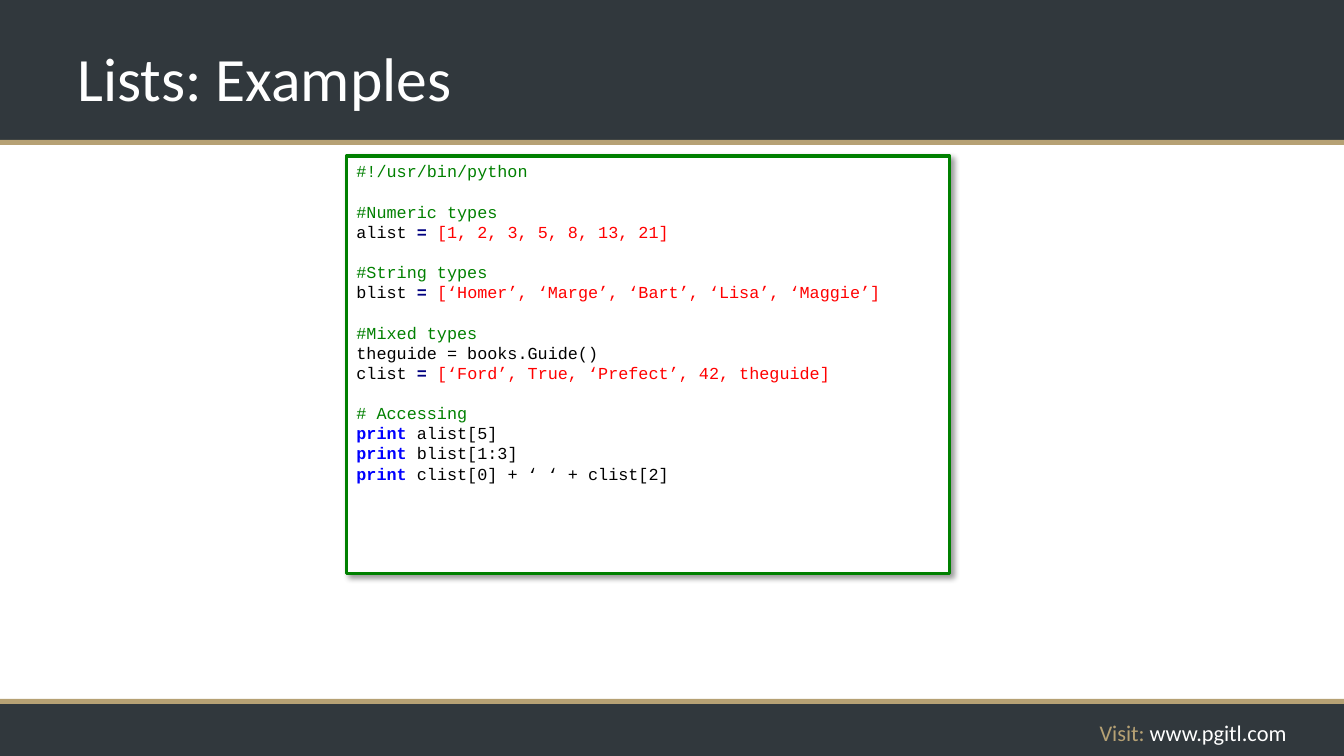
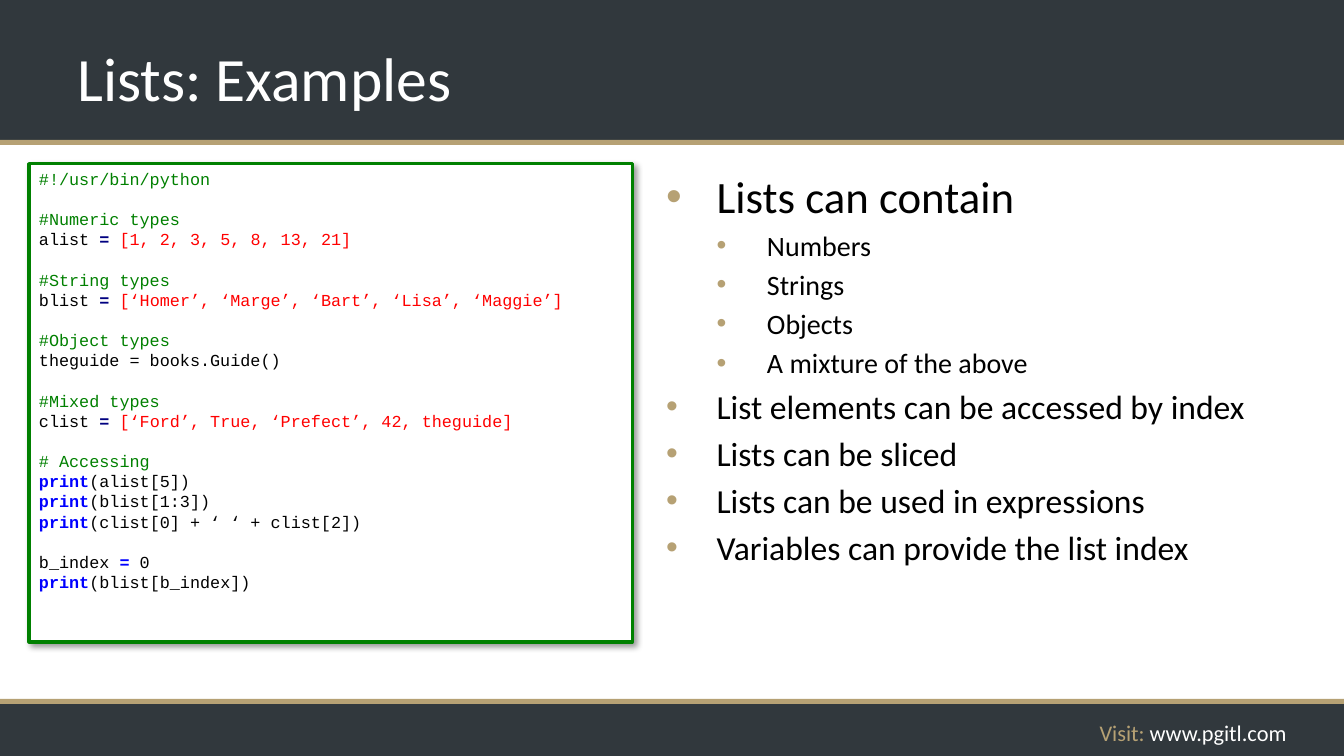
Before and after one commit to rikkouri/project-a, a slide deck: slide 79 of Programming Foundations.pptx. Drawn at 1344x756 pixels with LibreOffice and Linux fonts; fonts in the diff are those of the drawing; background and template pictures are left out. Boxes give left, top, right and bottom in pixels: in the first picture for what was removed or moved away, otherwise in the second. Text is boxed around its words. In the diff, an @@ line names an element or a change of style, - is before the commit and + after.

```diff
--- a/Programming Foundations.pptx
+++ b/Programming Foundations.pptx
@@ rectangle "#!/usr/bin/python": place and size @@
-rectangle "#!/usr/bin/python" at [347, 156, 950, 574]
+rectangle "#!/usr/bin/python" at [29, 163, 632, 642]
@@ text added at [717, 182, 1245, 566], 24 pt, text #000000 @@
+• Lists can contain
+  • Numbers
+  • Strings
+  • Objects
+  • A mixture of the above
+• List elements can be accessed by index
+• Lists can be sliced
+• Lists can be used in expressions
+• Variables can provide the list index
@@ text in rectangle at [39, 334, 281, 370]: paragraphs added @@
+#Object types
+theguide = books.Guide()
@@ text in rectangle at [356, 347, 598, 363]: paragraph removed @@
-theguide = books.Guide()
@@ text in rectangle at [39, 475, 362, 592]: text changed @@
-print alist[5]
-print blist[1:3]
-print clist[0] + ‘ ‘ + clist[2]
+print(alist[5])
+print(blist[1:3])
+print(clist[0] + ‘ ‘ + clist[2])
+b_index = 0
+print(blist[b_index])
```
Also in this commit, not shown: 6 other slides changed, 2 slides added, 1 slide removed.
